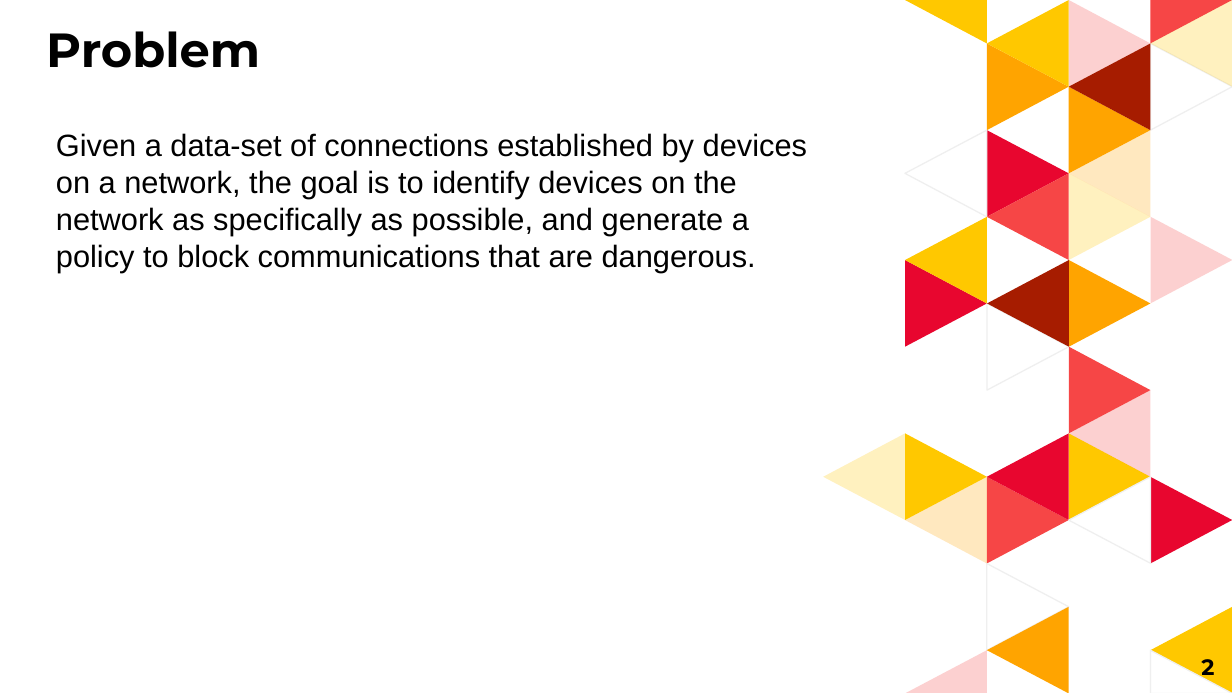
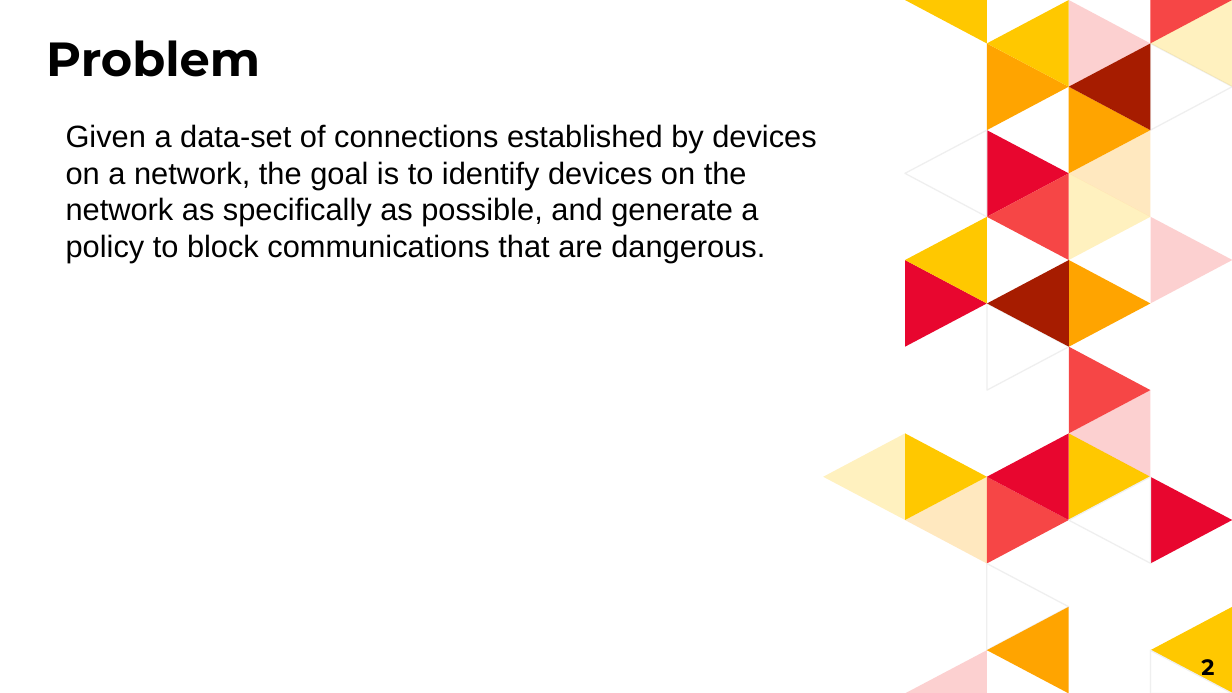
Before and after one commit to manalgandhi/Viterbi_Hackathon_2018, a slide deck: slide 2 of Team1.pptx. Drawn at 1232x693 pixels with LibreOffice and Linux fonts; fonts in the diff are those of the drawing. Boxes give left, top, right and bottom in pixels: in the first picture for what was removed or moved away, otherwise in the second. Text is boxed around its words. In the diff, an @@ line names an element or a change of style, - is before the commit and + after.

```diff
--- a/Team1.pptx
+++ b/Team1.pptx
@@ subtitle "Problem": place and size @@
-subtitle "Problem" at (46,31,260,68)
+subtitle "Problem" at (46,40,260,77)
@@ text "Given a data-set of connections ...": place and size @@
-text "Given a data-set of connections ..." at (56,133,807,273)
+text "Given a data-set of connections ..." at (66,124,816,263)
```
Also in this commit, not shown: 4 other slides changed, 2 slides added, 1 other file.
